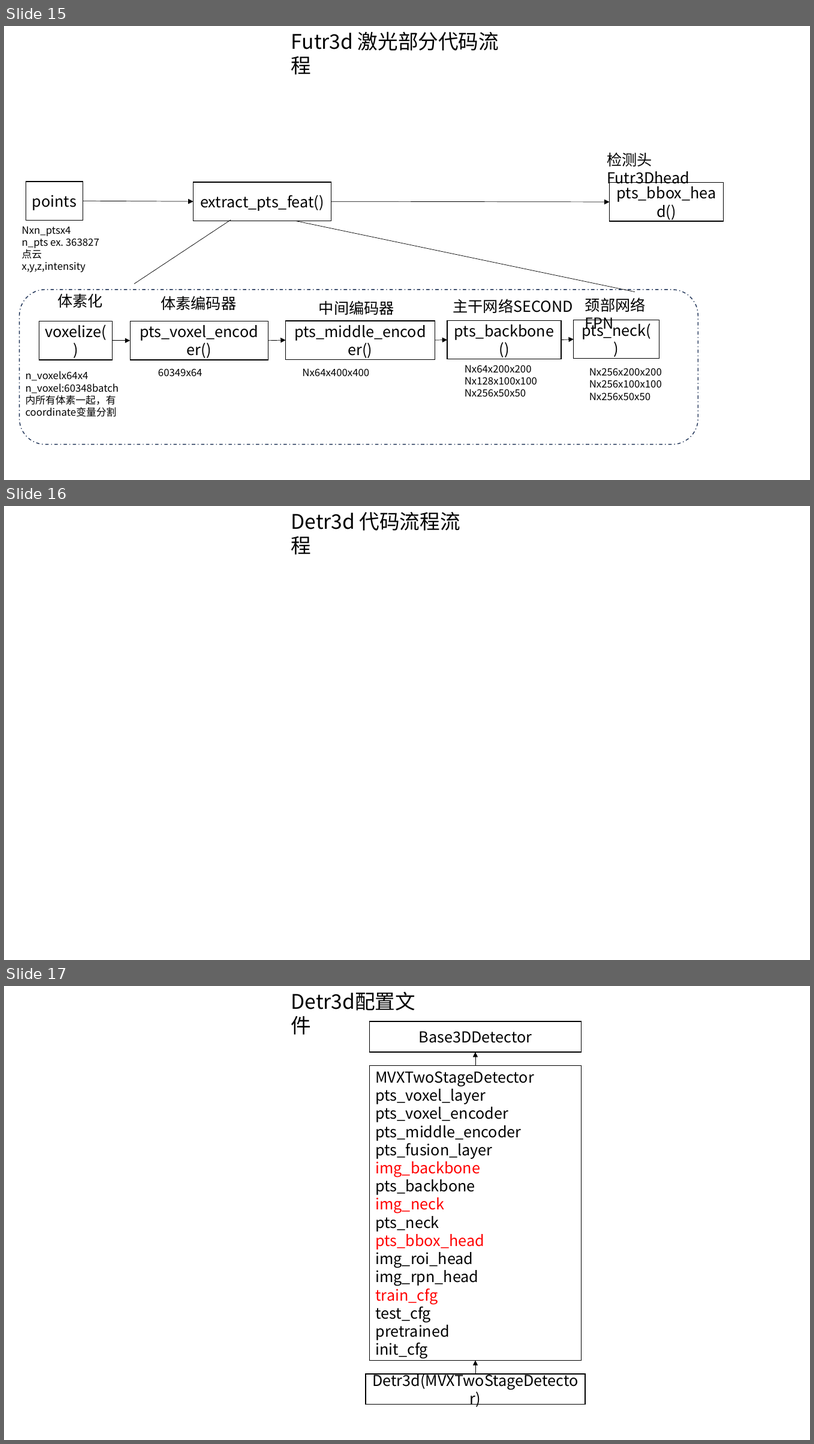
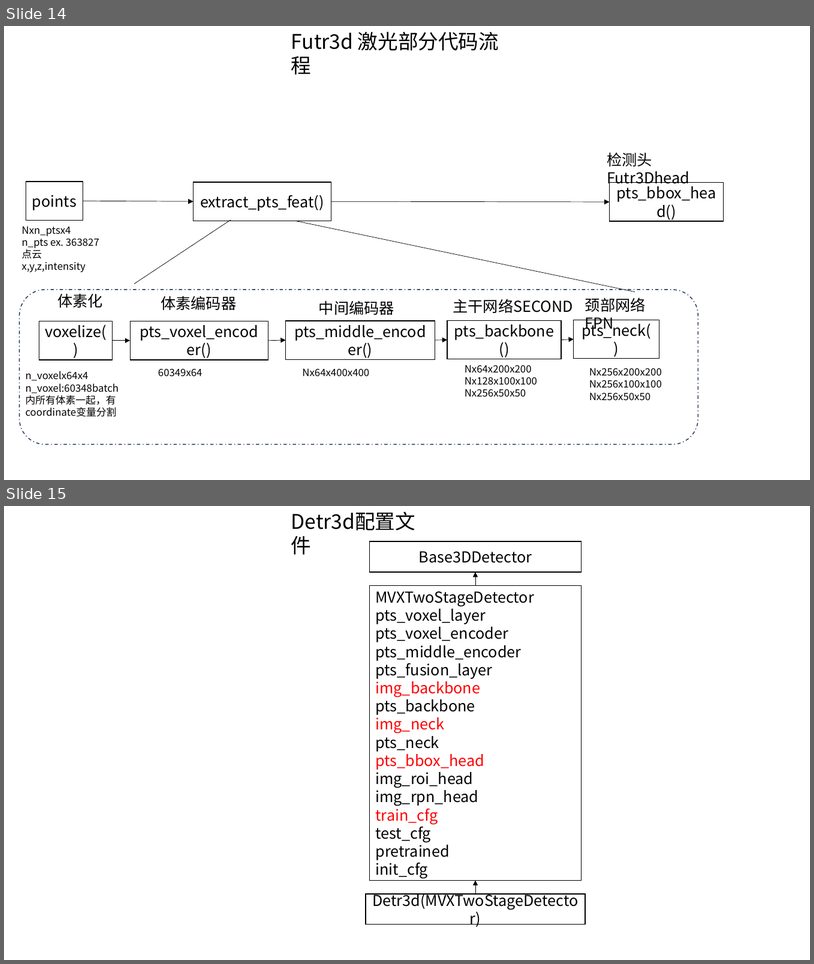
Before and after one commit to foxbao/mmlab_install, a slide deck: 数据集结构.pptx. Shown one above the other, each under a label of ours: slides 15, 16 and 17 before the commit, slides 14 and 15 after it. The pictures are 814x1444 and 814x964 pixels, drawn with LibreOffice and Linux fonts; fonts in the diff are those of the drawing. Boxes give left, top, right and bottom in pixels: in the first picture for what was removed or moved away, otherwise in the second. Text is boxed around its words. In the diff, an @@ line names an element or a change of style, - is before the commit and + after.

```diff
--- a/数据集结构.pptx
+++ b/数据集结构.pptx
@@ slide 16 removed at box(4, 506, 810, 960), background #FFFFFF @@
@@ text removed at box(291, 512, 461, 555) @@
-Detr3d 代码流程流程
@@ what was slide 15 is now slide 14 @@
@@ what was slide 17 is now slide 15 @@
```
Also in this commit, not shown: 4 slides changed, 7 slides added, 1 other slide removed, 6 other files.
